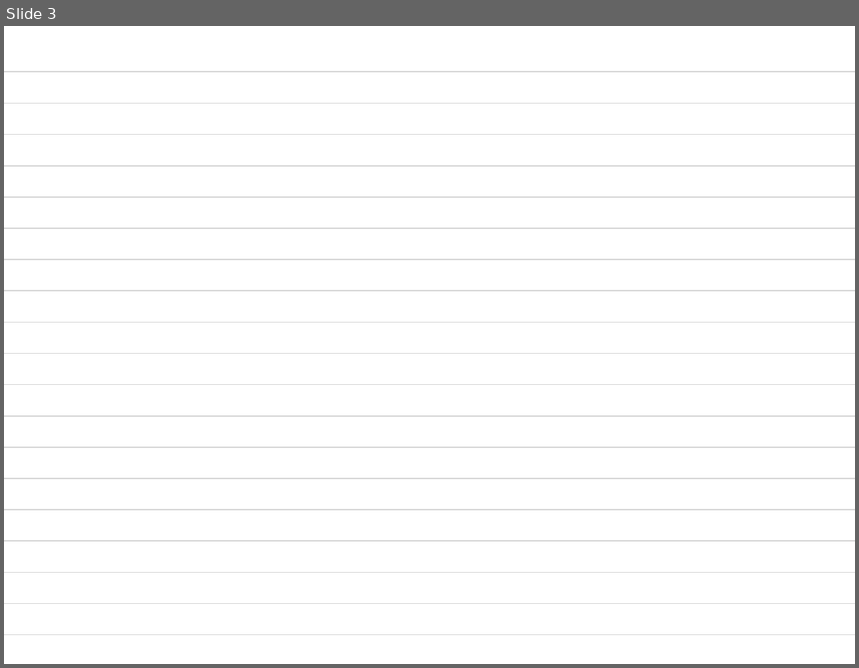
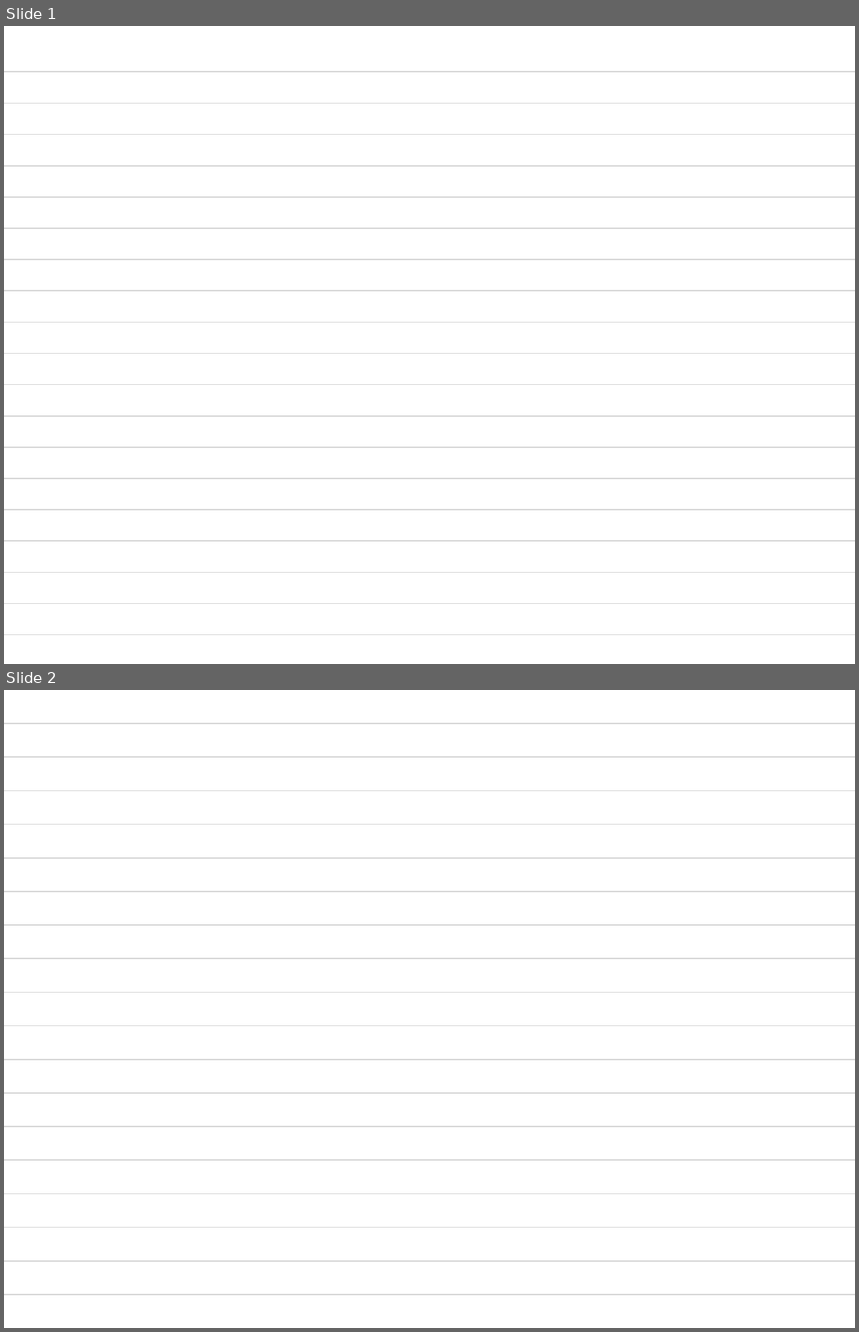
Before and after one commit to kms0523/Study, a slide deck: flexil 속지 template.pptx. Shown one above the other, each under a label of ours: slide 3 before the commit, slides 1 and 2 after it. The pictures are 859x668 and 859x1332 pixels, drawn with LibreOffice and Linux fonts; fonts in the diff are those of the drawing. Boxes give left, top, right and bottom in pixels: in the first picture for what was removed or moved away, otherwise in the second. Text is boxed around its words. In the diff, an @@ line names an element or a change of style, - is before the commit and + after.

```diff
--- a/flexil 속지 template.pptx
+++ b/flexil 속지 template.pptx
@@ slide 2 added at box(4, 690, 855, 1328), background #FFFFFF @@
@@ line added from (4, 723) to (855, 723), #D9D9D9 1.5 pt @@
@@ line added from (4, 757) to (855, 757), #D9D9D9 1.5 pt @@
@@ line added from (4, 790) to (855, 790), #D9D9D9 1.5 pt @@
@@ line added from (4, 825) to (855, 825), #D9D9D9 1.5 pt @@
@@ line added from (4, 858) to (855, 858), #D9D9D9 1.5 pt @@
@@ line added from (4, 891) to (855, 891), #D9D9D9 1.5 pt @@
@@ line added from (4, 925) to (855, 925), #D9D9D9 1.5 pt @@
@@ line added from (4, 958) to (855, 958), #D9D9D9 1.5 pt @@
@@ line added from (4, 992) to (855, 992), #D9D9D9 1.5 pt @@
@@ line added from (4, 1026) to (855, 1026), #D9D9D9 1.5 pt @@
@@ line added from (4, 1059) to (855, 1059), #D9D9D9 1.5 pt @@
@@ line added from (4, 1093) to (855, 1093), #D9D9D9 1.5 pt @@
@@ line added from (4, 1126) to (855, 1126), #D9D9D9 1.5 pt @@
@@ line added from (4, 1160) to (855, 1160), #D9D9D9 1.5 pt @@
@@ line added from (4, 1193) to (855, 1193), #D9D9D9 1.5 pt @@
@@ line added from (4, 1227) to (855, 1227), #D9D9D9 1.5 pt @@
@@ line added from (4, 1261) to (855, 1261), #D9D9D9 1.5 pt @@
@@ line added from (4, 1294) to (855, 1294), #D9D9D9 1.5 pt @@
@@ what was slide 3 is now slide 1 @@
```
Also in this commit, not shown: 2 other slides added, 2 slides removed, 14 other files.
